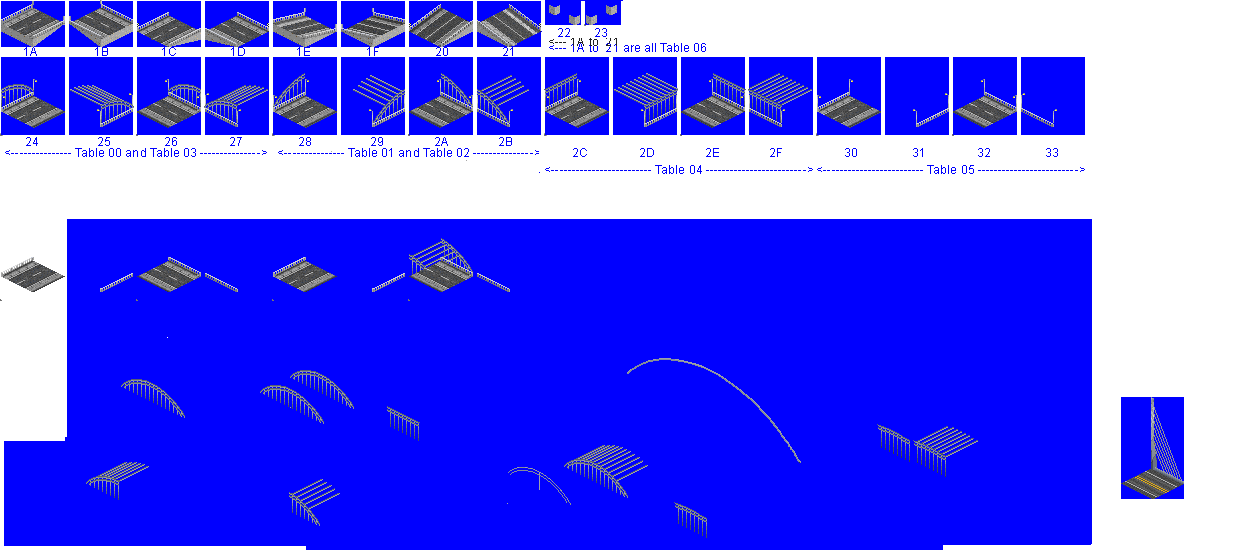
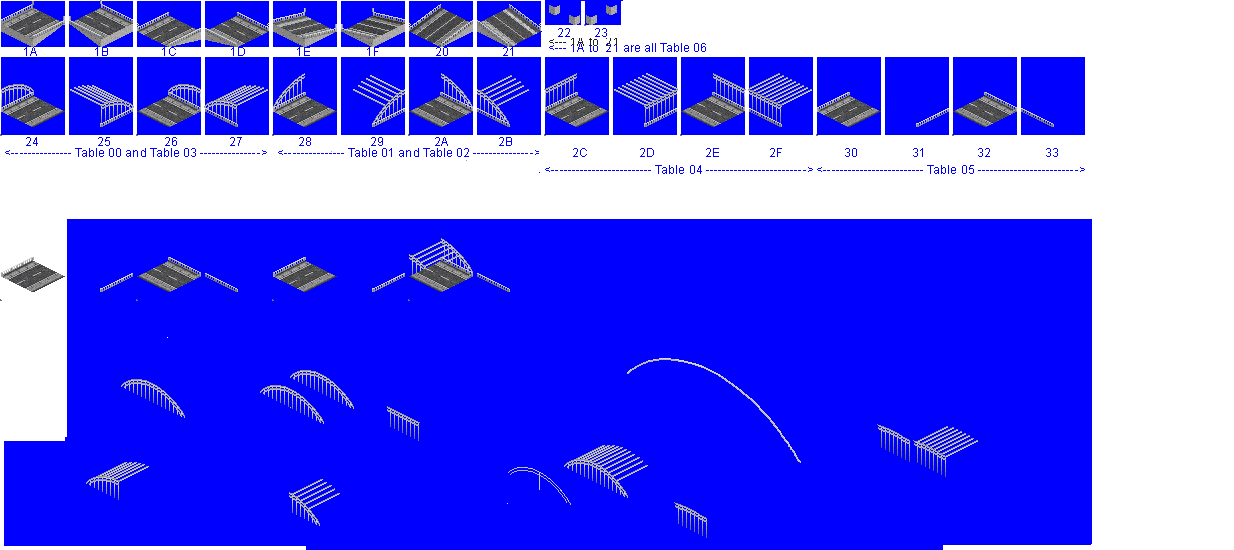
Revision of a layered (1234, 550) image; what changed, layer by layer:
showed "arch truss" over [1, 73, 978, 538]
hid "arch truss copy" over [1, 73, 985, 538]
hid "streetlamps" over [0, 79, 1184, 499]
